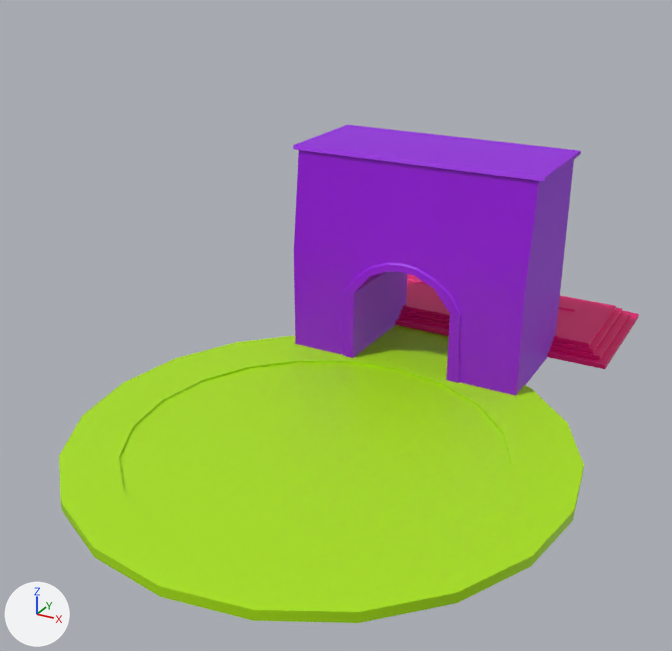
Two versions of the Blender file Assets/LukeFolder/pantheon_regroup.blend, one commit apart.
One viewpoint serves both versions: a 50 mm lens placed at (19.7, -34.3, 25.2), pointed at (-0.7, 2.7, 6.7). Every picture has the same lights, and +X, +Y and +Z are marked at lower left.

The first picture shows 'entrance_floor', 'entrance_walls', 'floor'.
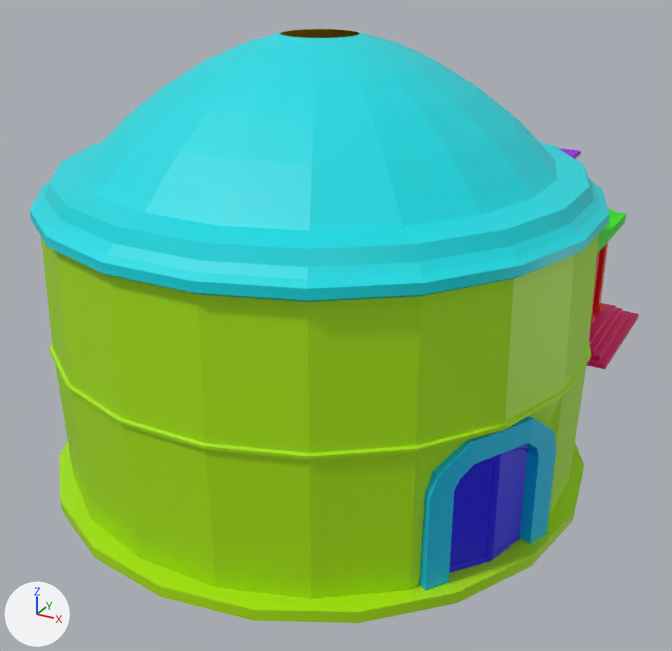
Edits to the scene script, one JSON object a line:
```json
{"op": "remove", "block": "ob_exterior_roof", "code": "ob_exterior_roof.hide_set(True)"}
{"op": "remove", "block": "ob_interior_skylight", "code": "ob_interior_skylight.hide_set(True)"}
{"op": "remove", "block": "ob_doorway_arch", "code": "ob_doorway_arch.hide_set(True)"}
{"op": "remove", "block": "ob_door_1", "code": "ob_door_1.hide_set(True)"}
{"op": "remove", "block": "ob_door_2", "code": "ob_door_2.hide_set(True)"}
{"op": "remove", "block": "ob_exterior_skylight", "code": "ob_exterior_skylight.hide_set(True)"}
{"op": "remove", "block": "ob_exterior_outsidewall", "code": "ob_exterior_outsidewall.hide_set(True)"}
{"op": "remove", "block": "ob_column_001", "code": "ob_column_001.hide_set(True)  # its collection is switched off"}
{"op": "remove", "block": "ob_column_002", "code": "ob_column_002.hide_set(True)  # its collection is switched off"}
```

What differs and where, as boxes (x1, y1, x2, y2) in the pictures (672 x 651 px):
```json
{"object": "exterior_outsidewall", "change": "shown", "after": [41, 234, 599, 599], "on screen": "green"}
{"object": "exterior_skylight", "change": "shown", "after": [30, 32, 609, 302], "on screen": "cyan"}
{"object": "doorway_arch", "change": "shown", "after": [419, 416, 556, 591], "on screen": "cyan"}
{"object": "door_1", "change": "shown", "after": [449, 454, 501, 573], "on screen": "blue"}
{"object": "door_2", "change": "shown", "after": [492, 444, 529, 560], "on screen": "blue"}
{"object": "interior_skylight", "change": "shown", "after": [280, 29, 360, 38]}
{"object": "exterior_roof", "change": "shown", "after": [597, 208, 626, 254], "on screen": "green"}
{"object": "column.002", "change": "shown", "after": [593, 242, 608, 313], "on screen": "red"}
{"object": "column.001", "change": "shown", "after": [591, 251, 600, 324]}
{"object": "floor", "change": "unchanged, covered by the edit", "before": [59, 335, 584, 623], "after": [59, 441, 584, 623]}
{"object": "entrance_walls", "change": "unchanged, covered by the edit", "before": [293, 125, 581, 396], "after": [559, 148, 581, 159]}
{"object": "entrance_floor", "change": "unchanged, covered by the edit", "before": [396, 274, 639, 369], "after": [587, 303, 639, 369]}
```
